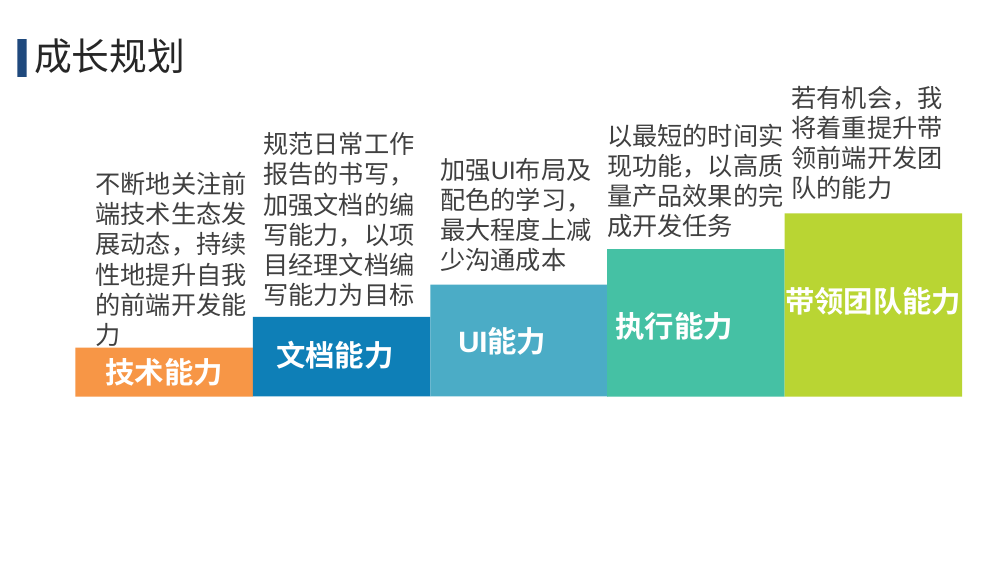
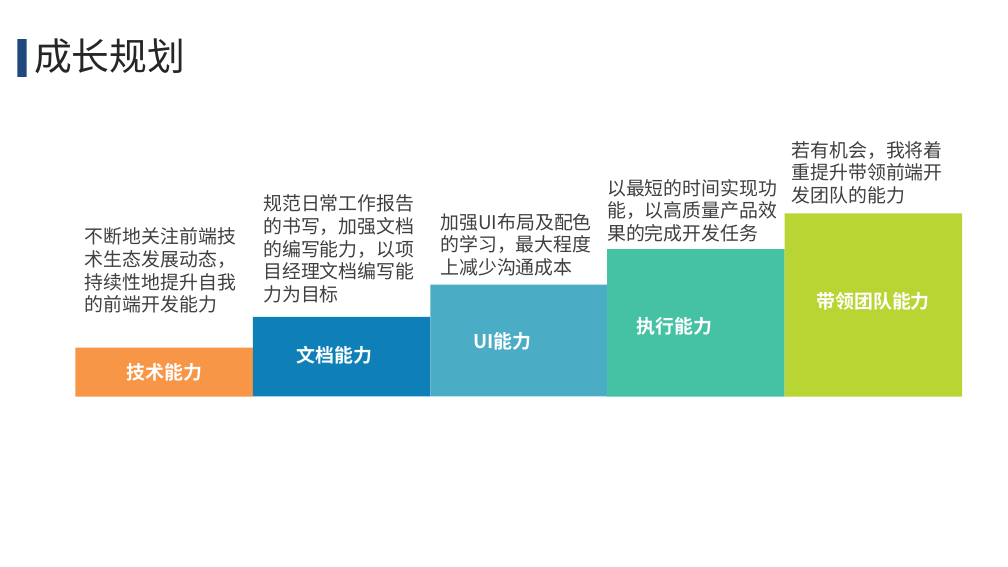
Before and after one commit to wellsmitch/accountpassword, a slide deck: slide 15 of upmoney/宋玉彬2021调薪汇报/调薪申请汇报-宋玉彬.pptx. Drawn at 1008x567 pixels with LibreOffice and Linux fonts; fonts in the diff are those of the drawing. Boxes give left, top, right and bottom in pixels: in the first picture for what was removed or moved away, otherwise in the second. Text is boxed around its words. In the diff, an @@ line names an element or a change of style, - is before the commit and + after.

```diff
--- a/upmoney/宋玉彬2021调薪汇报/调薪申请汇报-宋玉彬.pptx
+++ b/upmoney/宋玉彬2021调薪汇报/调薪申请汇报-宋玉彬.pptx
@@ text "若有机会，我将着重提升带领前端开发团队的能力": place and size @@
-text "若有机会，我将着重提升带领前端开发团队的能力" at (792, 86, 943, 199)
+text "若有机会，我将着重提升带领前端开发团队的能力" at (792, 141, 943, 204)
@@ text "以最短的时间实现功能，以高质量产品效果的完成开发任务": place and size @@
-text "以最短的时间实现功能，以高质量产品效果的完成开发任务" at (607, 124, 783, 237)
+text "以最短的时间实现功能，以高质量产品效果的完成开发任务" at (607, 179, 777, 242)
@@ text "规范日常工作报告的书写，加强文档的编写能力，以项目经理文档编写能力为目标": place and size @@
-text "规范日常工作报告的书写，加强文档的编写能力，以项目经理文档编写能力为目标" at (263, 132, 414, 306)
+text "规范日常工作报告的书写，加强文档的编写能力，以项目经理文档编写能力为目标" at (263, 194, 414, 303)
@@ text "加强UI布局及配色的学习，最大程度上减少沟通成本": place and size @@
-text "加强UI布局及配色的学习，最大程度上减少沟通成本" at (440, 158, 591, 271)
+text "加强UI布局及配色的学习，最大程度上减少沟通成本" at (440, 213, 591, 276)
@@ size 24 to 18 pt, font Arial to Noto Sans CJK SC in 5 elements at (607, 179, 777, 242), (792, 141, 943, 204), (440, 213, 591, 276), (263, 194, 414, 303), (85, 227, 236, 313) @@
@@ text "不断地关注前端技术生态发展动态，持续性地提升自我的前端开发能力": place and size @@
-text "不断地关注前端技术生态发展动态，持续性地提升自我的前端开发能力" at (95, 172, 246, 351)
+text "不断地关注前端技术生态发展动态，持续性地提升自我的前端开发能力" at (85, 227, 236, 313)
@@ size 28 to 18 pt, font Arial to Noto Sans CJK SC in 5 elements at (817, 292, 930, 310), (127, 363, 203, 381), (473, 332, 531, 350), (297, 346, 373, 364), (636, 317, 712, 335) @@
@@ text "执行能力": place and size @@
-text "执行能力" at (615, 312, 732, 340)
+text "执行能力" at (636, 317, 712, 335)
```
Also in this commit, not shown: 12 other slides changed.
